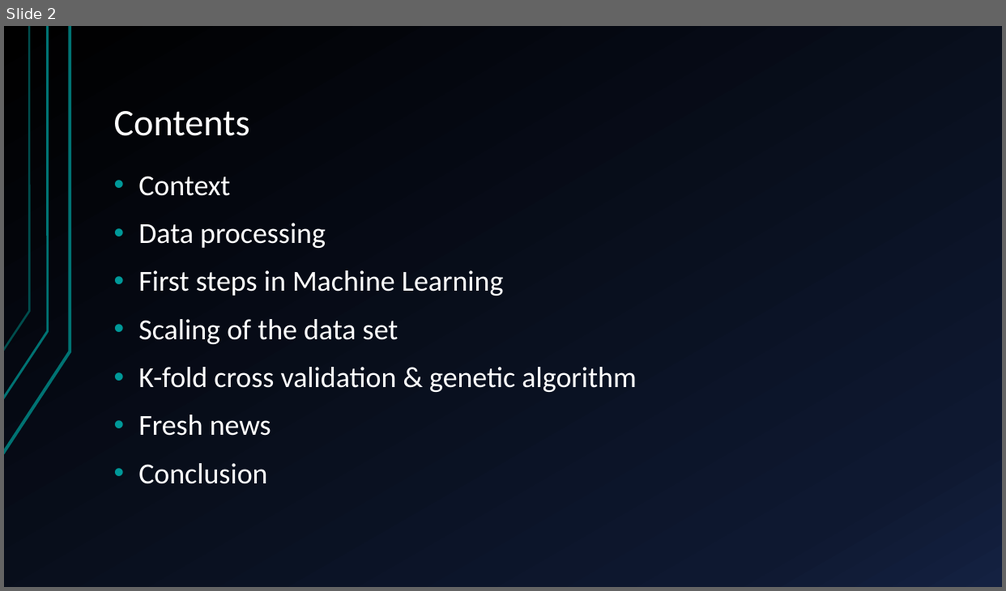
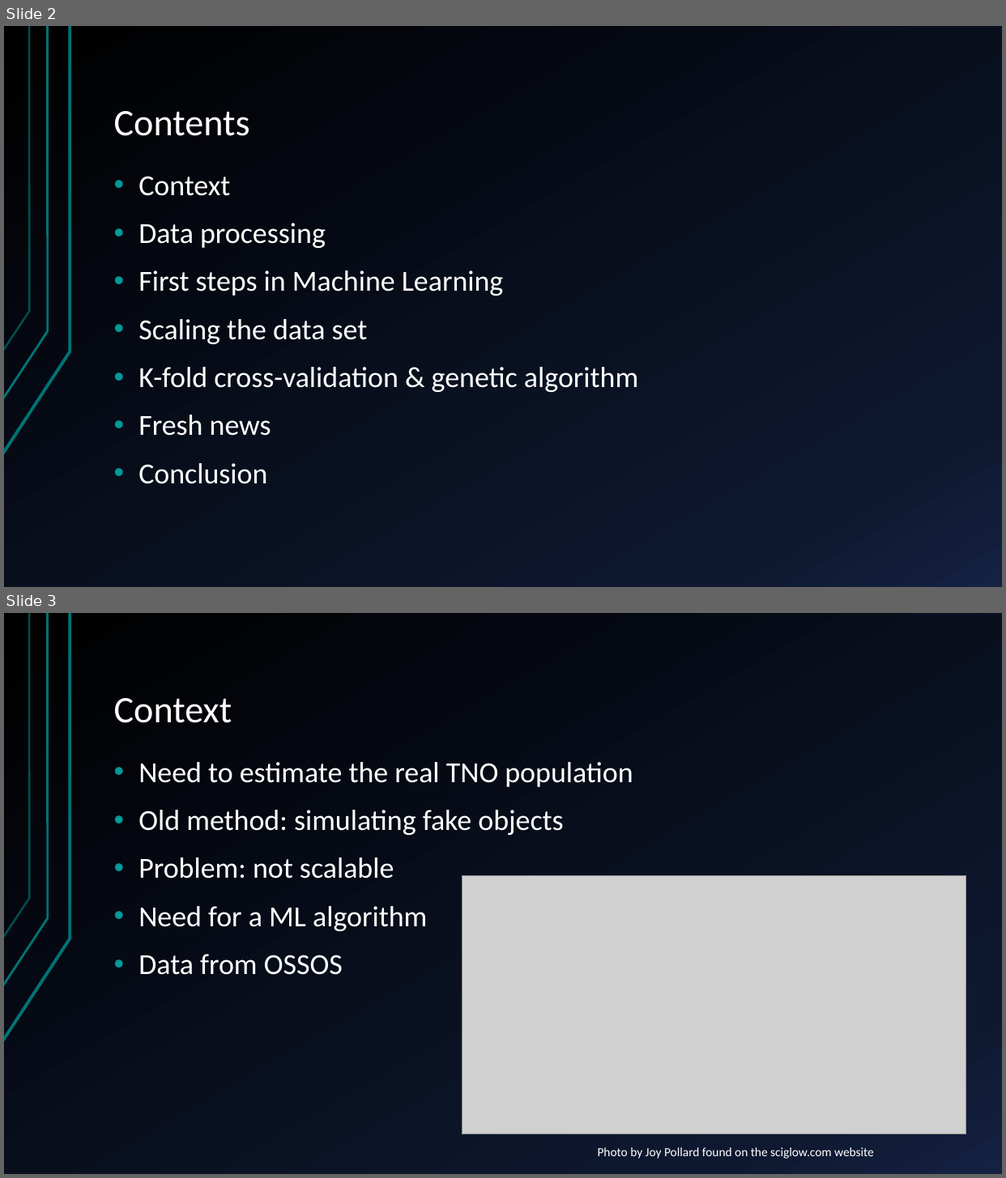
Before and after one commit to Leirof/M1-TNO_Detection_Efficiency, a slide deck: report/Diapo soutenance.pptx. Shown one above the other, each under a label of ours: slide 2 before the commit, slides 2 and 3 after it. The pictures are 1006x591 and 1006x1178 pixels, drawn with LibreOffice and Linux fonts; fonts in the diff are those of the drawing; grey boxes stand for pictures. Boxes give left, top, right and bottom in pixels: in the first picture for what was removed or moved away, otherwise in the second. Text is boxed around its words. In the diff, an @@ line names an element or a change of style, - is before the commit and + after.

```diff
--- a/report/Diapo soutenance.pptx
+++ b/report/Diapo soutenance.pptx
@@ slide 3 added at (x1=4, y1=613, x2=1002, y2=1174), background gradient #000000 to #0F1931 to #142242; not listed: 3 template elements that a slide beside it also shows @@
@@ title added at (x1=114, y1=698, x2=232, y2=723), 36 pt, text #FFFFFF @@
+Context
@@ text added at (x1=138, y1=762, x2=633, y2=975), 28 pt, text #FFFFFF @@
+• Need to estimate the real TNO population
+• Old method: simulating fake objects
+• Problem: not scalable
+• Need for a ML algorithm
+• Data from OSSOS
@@ picture added at (x1=462, y1=875, x2=966, y2=1134) @@
@@ text added at (x1=598, y1=1148, x2=874, y2=1159), 12 pt, text #FFFFFF @@
+Photo by Joy Pollard found on the sciglow.com website
@@ slide 2 changed as well @@
@@ text at (x1=138, y1=319, x2=638, y2=392): text changed @@
-• Scaling of the data set
-• K-fold cross validation & genetic algorithm
+• Scaling the data set
+• K-fold cross-validation & genetic algorithm
```
Also in this commit, not shown: 4 other slides changed, 7 other slides added, 1 slide removed, 6 other files.
